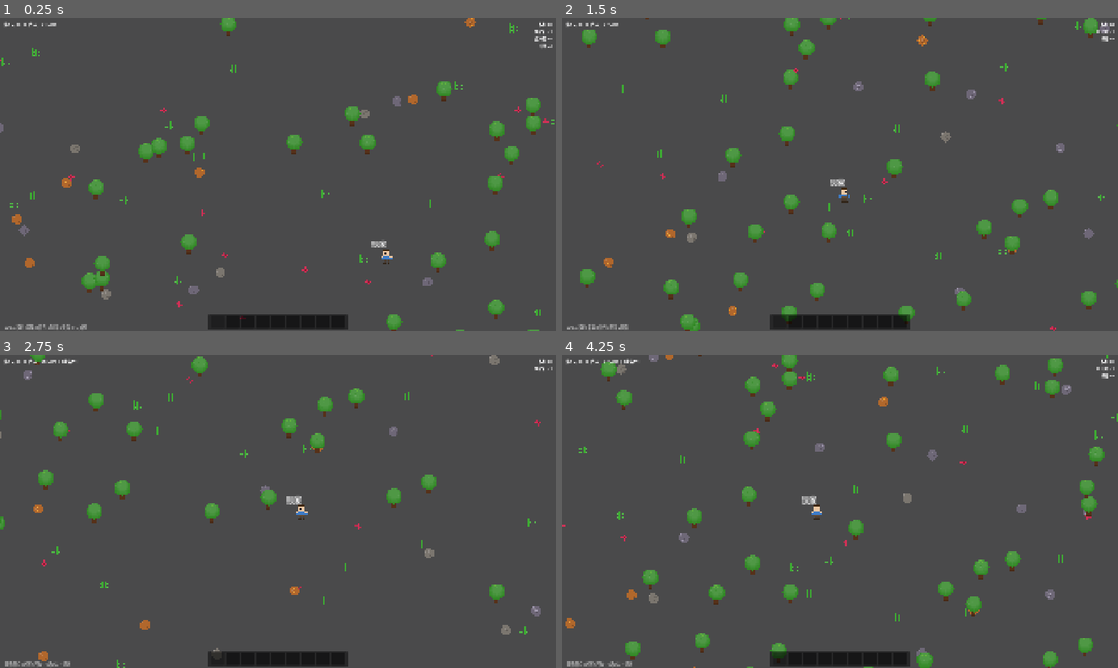
Above: before the commit, frames 1-4 (two rows, left to right).
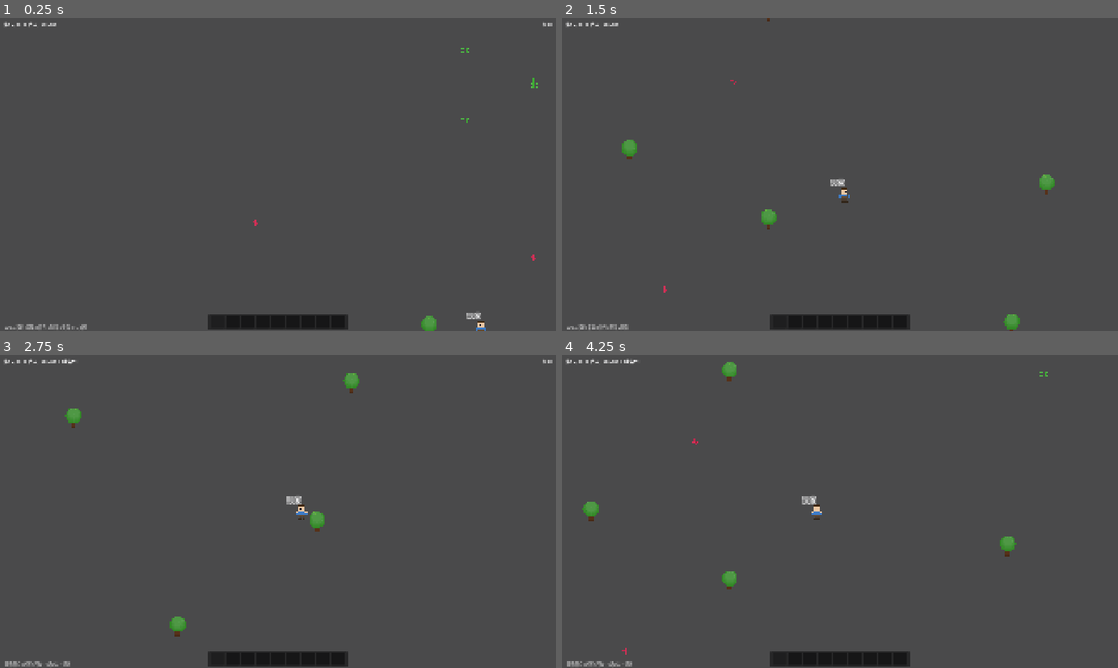
Above: after the commit, the same moments.

Repository: 2e3u/kingdom-echoes
Game: Godot game, scene res://scenes/kingdom_echoes.tscn
Same seed, same stepped clock (60 frames per second), same inputs: the game is played once before the commit and once after it.
Inputs (mouse positions are in pixels of both pictures, inside the frame that each line leads up to):
- Up to frame 1 (0.25 s): no input
- Up to frame 2 (1.5 s): tap Enter at 0.5 s; move the mouse to (962, 158) at 0.52 s; hold D (move_right) 0.53-1.28 s; hold V (build) 0.53-1.28 s; click (962, 158) at 0.67 s; move the mouse to (728, 190) at 1.27 s; hold S (move_down) from 1.28 s (still down); tap V (build) at 1.35 s
- Up to frame 3 (2.75 s): move the mouse to (333, 442) at 2.02 s; release S (move_down) at 2.03 s; hold D (move_right) from 2.03 s (still down); hold J (build_place) from 2.03 s (still down); tap V (build) at 2.3 s
- Up to frame 4 (4.25 s): move the mouse to (812, 574) at 2.77 s; release D (move_right) at 2.78 s; release J (build_place) at 2.78 s; hold W (move_up) 2.78-3.53 s; tap K (build_remove) at 2.85 s; click (812, 574) at 2.92 s; tap V (build) at 3.05, 3.8 s; move the mouse to (1006, 558) at 3.52 s; hold A (move_left) from 3.53 s (still down); hold C (craft) from 3.53 s (still down)

The runs differ from the first frame. In frame 1, 4.2% of the frame differs, in the area x 0-100%, y 0-100%; in frame 2, 4.7%; in frame 3, 3.3%; in frame 4, 5.4%.

Commit message:
feat: 接入 WorldGenerator — 8群落+资源分布+水域阻挡

Diff:
--- a/scripts/game/kingdom_echoes.gd
+++ b/scripts/game/kingdom_echoes.gd
@@ -4,9 +4,9 @@
 ## 离线单机模式 — 完整游戏循环（无需服务端）
 ## 包含：地形、资源采集、背包、制造、昼夜循环
 
-const WORLD_TILES_X: int = 80
-const WORLD_TILES_Y: int = 60
-const TILE_SIZE: int = 32
+const WORLD_TILES_X: int = 100
+const WORLD_TILES_Y: int = 75
+const TILE_SIZE: int = 48
 
 var player: CharacterBody2D = null
 var player_sprite: Sprite2D = null
@@ -34,11 +34,65 @@
 # 建造控制器
 var build_controller: BuildController = null
 
+# 世界生成器
+var world_generator: WorldGenerator = null
+
 
 func _ready() -> void:
 	rng.seed = 42
-	_build_ground()
-	_spawn_resources()
+
+	# 配置群落（对应 atlas PNG 路径 — 顺序必须匹配 BIOME_IDS）
+	var biome_configs: Array[Dictionary] = []
+	for biome_id in WorldGenerator.BIOME_IDS:
+		biome_configs.append({
+			"id": biome_id,
+			"atlas_path": "res://assets/sprites/atlas_%s.png" % biome_id,
+			"variant_count": 9,
+		})
+
+	# 配置资源（按群落分布 + 密度）
+	var resource_defs: Array[Dictionary] = [
+		{"id": "tree", "item": "wood", "qty": 3, "name": "树",
+		 "harvest_type": SharedEnums.HarvestType.WOOD, "tool_tier": SharedEnums.ToolTier.NONE,
+		 "biomes": ["forest_floor", "grass"], "density": 0.016, "z_index": 2,
+		 "texture": TextureGen.get_tree_texture()},
+		{"id": "copper_ore", "item": "copper_ore", "qty": 2, "name": "铜矿",
+		 "harvest_type": SharedEnums.HarvestType.ORE, "tool_tier": SharedEnums.ToolTier.WOOD,
+		 "biomes": ["stone_path", "sand"], "density": 0.004, "z_index": 1,
+		 "texture": TextureGen.get_ore_texture(Color(0.72, 0.42, 0.18), Color(0.95, 0.65, 0.2))},
+		{"id": "iron_ore", "item": "iron_ore", "qty": 2, "name": "铁矿",
+		 "harvest_type": SharedEnums.HarvestType.ORE, "tool_tier": SharedEnums.ToolTier.STONE,
+		 "biomes": ["stone_path", "dirt"], "density": 0.005, "z_index": 1,
+		 "texture": TextureGen.get_ore_texture(Color(0.45, 0.42, 0.48), Color(0.65, 0.62, 0.7))},
+		{"id": "stone_node", "item": "stone", "qty": 3, "name": "石头",
+		 "harvest_type": -1, "tool_tier": SharedEnums.ToolTier.NONE,
+		 "biomes": ["dirt", "stone_path"], "density": 0.008, "z_index": 1,
+		 "texture": TextureGen.get_stone_texture()},
+		{"id": "herb_red", "item": "herb_red", "qty": 2, "name": "药草",
+		 "harvest_type": SharedEnums.HarvestType.HERB, "tool_tier": SharedEnums.ToolTier.NONE,
+		 "biomes": ["grass", "swamp", "forest_floor"], "density": 0.010, "z_index": 1,
+		 "texture": TextureGen.get_herb_texture()},
+		{"id": "fiber_plant", "item": "fiber", "qty": 2, "name": "纤维植物",
+		 "harvest_type": SharedEnums.HarvestType.FIBER, "tool_tier": SharedEnums.ToolTier.NONE,
+		 "biomes": ["grass", "swamp"], "density": 0.008, "z_index": 1,
+		 "texture": TextureGen.get_fiber_texture()},
+	]
+
+	# 装饰物（先用 TextureGen 占位，后续切换 ComfyUI）
+	var decoration_defs: Array[Dictionary] = _build_decoration_defs()
+
+	# 创建 WorldGenerator 并生成世界
+	world_generator = WorldGenerator.new()
+	world_generator.setup(rng, TILE_SIZE, WORLD_TILES_X, WORLD_TILES_Y)
+	world_generator.set_biome_configs(biome_configs)
+	world_generator.set_resource_defs(resource_defs)
+	world_generator.set_decoration_defs(decoration_defs)
+	world_generator.generate(self)
+
+	# 从 WorldGenerator 获取资源引用
+	resource_sprites = world_generator.resource_sprites
+	resource_data = world_generator.resource_data
+
 	_create_player()
 	_setup_camera()
 	_init_systems()
@@ -64,59 +118,6 @@
 		{"TILE_SIZE": TILE_SIZE, "WORLD_TILES_X": WORLD_TILES_X, "WORLD_TILES_Y": WORLD_TILES_Y})
 
 	print("[Offline] 离线模式已启动 — WASD移动 J采集 B背包 C制造 V建造")
-
-
-# ========== 地形 ==========
-
-func _build_ground() -> void:
-	var tm = TileMap.new()
-	tm.name = "Ground"
-	tm.tile_set = TextureGen.make_tileset()
-	for x in range(-10, WORLD_TILES_X + 10):
-		for y in range(-10, WORLD_TILES_Y + 10):
-			var biome = int((sin(x * 0.12) * cos(y * 0.1) + 1.0) * 1.5)
-			tm.set_cell(0, Vector2i(x, y), biome, Vector2i(0, 0))
-	add_child(tm)
-
-
-# ========== 资源生成 ==========
-
-func _spawn_resources() -> void:
-	var defs = [
-		{"id": "tree", "item": "wood", "qty": 3, "color": Color.SADDLE_BROWN, "count": 200, "size": 22, "harvest_type": SharedEnums.HarvestType.WOOD, "tool_tier": SharedEnums.ToolTier.NONE},
-		{"id": "copper_ore", "item": "copper_ore", "qty": 2, "color": Color(0.8, 0.5, 0.2), "count": 80, "size": 14, "harvest_type": SharedEnums.HarvestType.ORE, "tool_tier": SharedEnums.ToolTier.WOOD},
-		{"id": "iron_ore", "item": "iron_ore", "qty": 2, "color": Color(0.5, 0.5, 0.55), "count": 100, "size": 16, "harvest_type": SharedEnums.HarvestType.ORE, "tool_tier": SharedEnums.ToolTier.STONE},
-		{"id": "stone_node", "item": "stone", "qty": 3, "color": Color.DIM_GRAY, "count": 50, "size": 16, "harvest_type": -1, "tool_tier": SharedEnums.ToolTier.NONE},
-		{"id": "herb_red", "item": "herb_red", "qty": 2, "color": Color(0.85, 0.2, 0.35), "count": 120, "size": 10, "harvest_type": SharedEnums.HarvestType.HERB, "tool_tier": SharedEnums.ToolTier.NONE},
-		{"id": "fiber_plant", "item": "fiber", "qty": 2, "color": Color(0.2, 0.75, 0.25), "count": 140, "size": 12, "harvest_type": SharedEnums.HarvestType.FIBER, "tool_tier": SharedEnums.ToolTier.NONE},
-	]
-	var res_layer = Node2D.new()
-	res_layer.name = "Resources"
-	add_child(res_layer)
-
-	for d in defs:
-		var tex: ImageTexture = null
-		match d.id:
-			"tree": tex = TextureGen.get_tree_texture()
-			"stone_node": tex = TextureGen.get_stone_texture()
-			"copper_ore": tex = TextureGen.get_ore_texture(Color(0.72, 0.42, 0.18), Color(0.95, 0.65, 0.2))
-			"iron_ore": tex = TextureGen.get_ore_texture(Color(0.45, 0.42, 0.48), Color(0.65, 0.62, 0.7))
-			"herb_red": tex = TextureGen.get_herb_texture()
-			"fiber_plant": tex = TextureGen.get_fiber_texture()
-		for _i in range(d.count):
-			var pos = Vector2(
-				rng.randf_range(4, WORLD_TILES_X - 4) * TILE_SIZE,
-				rng.randf_range(4, WORLD_TILES_Y - 4) * TILE_SIZE,
-			)
-			var id = "%s_%d" % [d.id, resource_sprites.size()]
-			var sprite = Sprite2D.new()
-			sprite.position = pos
-			sprite.centered = true
-			sprite.texture = tex
-			sprite.z_index = 2 if d.id == "tree" else 1
-			res_layer.add_child(sprite)
-			resource_sprites[id] = sprite
-			resource_data[id] = {"name": ItemDatabase.get_item_name(d.item), "item_id": d.item, "quantity": d.qty, "harvest_type": d.harvest_type, "tool_tier": d.tool_tier, "depleted": false}
 
 
 # ========== 玩家 ==========
@@ -194,9 +195,15 @@
 	if Input.is_action_pressed("move_right"): dir.x += 1
 	if dir.length() > 0:
 		dir = dir.normalized()
-	player.position += dir * move_speed * delta
-	player.position.x = clamp(player.position.x, 64, (WORLD_TILES_X - 2) * TILE_SIZE)
-	player.position.y = clamp(player.position.y, 64, (WORLD_TILES_Y - 2) * TILE_SIZE)
+	var next_pos = player.position + dir * move_speed * delta
+	next_pos.x = clamp(next_pos.x, 64, (WORLD_TILES_X - 2) * TILE_SIZE)
+	next_pos.y = clamp(next_pos.y, 64, (WORLD_TILES_Y - 2) * TILE_SIZE)
+
+	# 水域阻挡
+	var target_gx = int(next_pos.x / TILE_SIZE)
+	var target_gy = int(next_pos.y / TILE_SIZE)
+	if world_generator and world_generator.get_biome_at(target_gx, target_gy) != "water":
+		player.position = next_pos
 
 	if camera:
 		camera.position = player.position
@@ -305,6 +312,41 @@
 
 
 
+# ========== 装饰物辅助 ==========
+
+func _build_decoration_defs() -> Array[Dictionary]:
+	var defs: Array[Dictionary] = []
+	var deco_specs = [
+		{"id": "flower", "biomes": ["grass", "forest_floor"], "density": 0.02, "z_index": 2, "tex_func": "get_flower_texture"},
+		{"id": "grass_tuft", "biomes": ["grass", "dirt", "swamp"], "density": 0.03, "z_index": 2, "tex_func": "get_grass_tuft_texture"},
+		{"id": "mushroom", "biomes": ["forest_floor", "swamp"], "density": 0.01, "z_index": 2, "tex_func": "get_mushroom_texture"},
+		{"id": "pebble", "biomes": ["dirt", "stone_path", "sand"], "density": 0.04, "z_index": 1, "tex_func": "get_pebble_texture"},
+		{"id": "rock_small", "biomes": ["stone_path", "dirt"], "density": 0.015, "z_index": 1, "tex_func": "get_rock_small_texture"},
+		{"id": "bush_small", "biomes": ["grass", "forest_floor"], "density": 0.015, "z_index": 3, "tex_func": "get_bush_small_texture"},
+		{"id": "berry_bush", "biomes": ["forest_floor", "swamp"], "density": 0.012, "z_index": 3, "tex_func": "get_berry_bush_texture"},
+		{"id": "leaf_pile", "biomes": ["forest_floor"], "density": 0.025, "z_index": 1, "tex_func": "get_leaf_pile_texture"},
+		{"id": "twig", "biomes": ["forest_floor", "grass", "swamp"], "density": 0.025, "z_index": 1, "tex_func": "get_twig_texture"},
+	]
+	for spec in deco_specs:
+		var tex = _load_deco_texture("deco_%s.png" % spec["id"], spec["tex_func"])
+		if tex:
+			defs.append({
+				"id": spec["id"],
+				"biomes": spec["biomes"],
+				"density": spec["density"],
+				"z_index": spec["z_index"],
+				"texture": tex,
+			})
+	return defs
+
+
+func _load_deco_texture(path: String, tex_func: String) -> ImageTexture:
+	var full = "res://assets/sprites/%s" % path
+	if FileAccess.file_exists(full):
+		return load(full)
+	return null
+
+
 # ========== 浮字 ==========
 
 func _spawn_floating_text(pos: Vector2, text: String) -> void:
